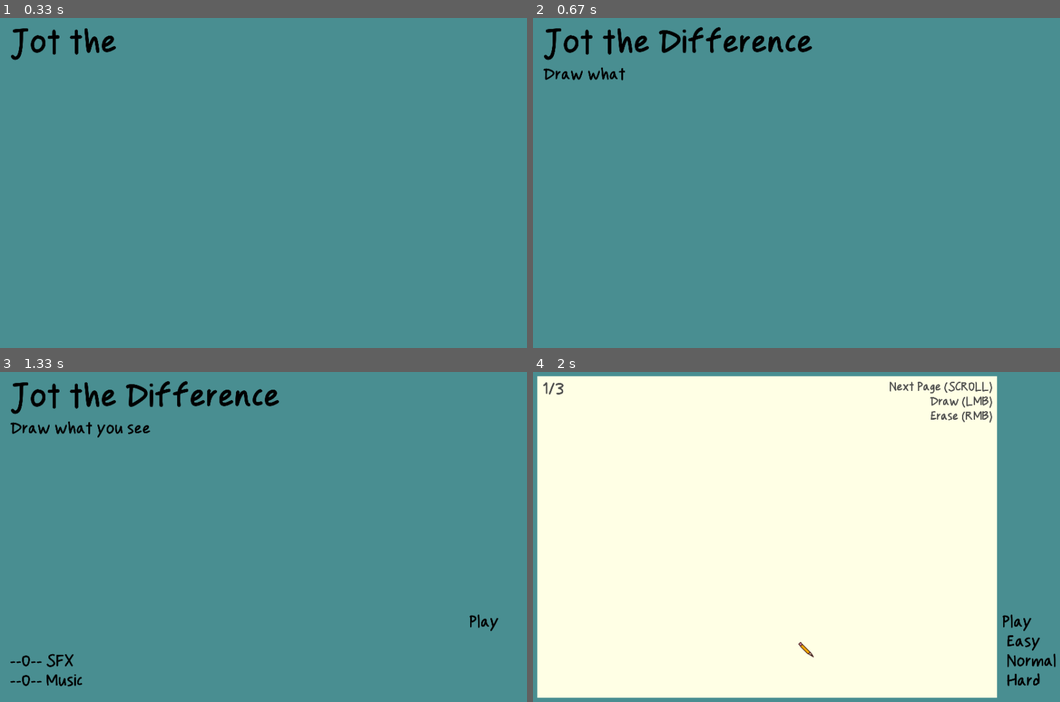
Above: before the commit, frames 1-4 (two rows, left to right).
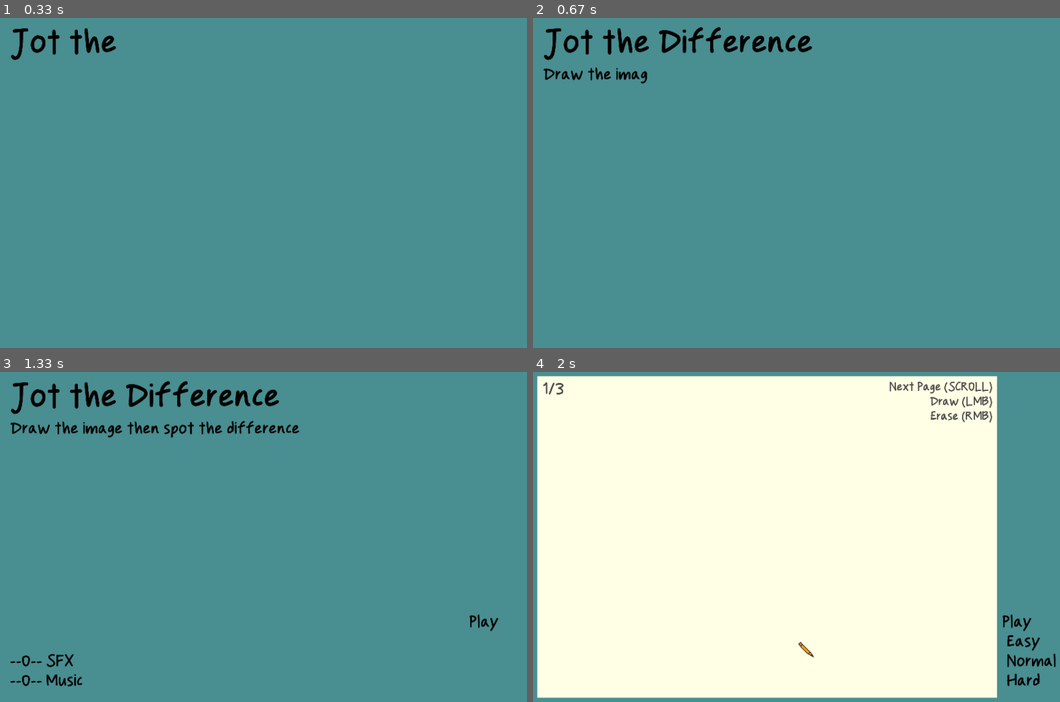
Above: after the commit, the same moments.

Repository: DanteGraet/paperAndPencil-garbageJam8
Game: LÖVE game, started from main.lua
Two runs of this game, one before a commit and one after it. Both use one fixed random seed, a clock stepped at 60 frames per second and the inputs below.
Inputs (mouse positions are in pixels of both pictures, inside the frame that each line leads up to):
- Up to frame 1 (0.33 s): no input
- Up to frame 2 (0.67 s): click (828, 183) at 0.38 s
- Up to frame 3 (1.33 s): press the mouse at (52, 678) at 0.7 s; move the mouse to (68, 655) at 0.8 s; release the mouse at (84, 632) at 0.93 s; press the mouse at (52, 678) at 1.03 s; move the mouse to (110, 583) at 1.13 s; release the mouse at (173, 484) at 1.27 s
- Up to frame 4 (2 s): press the mouse at (585, 678) at 1.37 s; move the mouse to (701, 669) at 1.47 s; release the mouse at (812, 655) at 1.6 s; tap Space at 1.67 s

Frame 1 is identical in both runs. In frame 2, 0.2% of the frame differs, in the area x 10-22%, y 14-20%; in frame 3, 0.8%, in the area x 10-57%, y 14-20%; in frame 4, nothing differs.

Commit message:
colour drawing
they drawcolours now
and photos should scam me

Diff:
--- a/code/gamestate/titleScreen/text.lua
+++ b/code/gamestate/titleScreen/text.lua
@@ -51,8 +51,8 @@
         --     text = "(LMB) erase"
         -- },
         {
-            x = 32, y = --[[32+128*3]] 32+128, size = 64, interact = false, speed = 0.03,
-            text = "Draw what you see"
+            x = 32, y = --[[32+128*3]] 32+128, size = 64, interact = false, speed = 0.02,
+            text = "Draw the image then spot the difference"
         },
 
         {
--- a/globalObject/photo.lua
+++ b/globalObject/photo.lua
@@ -355,6 +355,14 @@
         love.graphics.draw(findImages.outline[canvasToDraw], x - 10, y - 10)
 
         if image then
+            if object.colour then
+                if self.finds[i][2] == "correct" then
+                    love.graphics.setColor(object.colour)
+                else
+                    local c = object.colour
+                    love.graphics.setColor(c[1]*0.5, c[2]*0.5, c[3]*0.5)
+                end
+            end
             love.graphics.draw(image, x, y, 0, scale, scale)
         end
 
@@ -408,7 +416,10 @@
             love.graphics.draw(findImages.outline[canvasToDraw], x - 10, y - 10)
 
             if image then
-
+                if object.colour then
+                    local c = object.colour
+                    love.graphics.setColor(c[1]*0.5, c[2]*0.5, c[3]*0.5)
+                end
                 love.graphics.draw(image, x, y, 0, scale, scale)
             end
             love.graphics.setColor(1, 1, 1)
--- a/object/frame/photoFrame.lua
+++ b/object/frame/photoFrame.lua
@@ -56,13 +56,10 @@
 
 function PhotoFrame:permutate()
     local varIdx = math.random(1, #variants)
-    local newVariant = variants[varIdx]
+    local newVariant = (self.variant == "s" and "r") or "s"
 
     if newVariant == self.variant then
-        varIdx = varIdx - 1
-        if varIdx == 0 then varIdx = #variants-1 end -- um no jaraph from varswappin or somethin
-
-        newVariant = variants[varIdx]
+        crash()
     end
 
     self.variant = newVariant
Binary file added: assets/image.png
